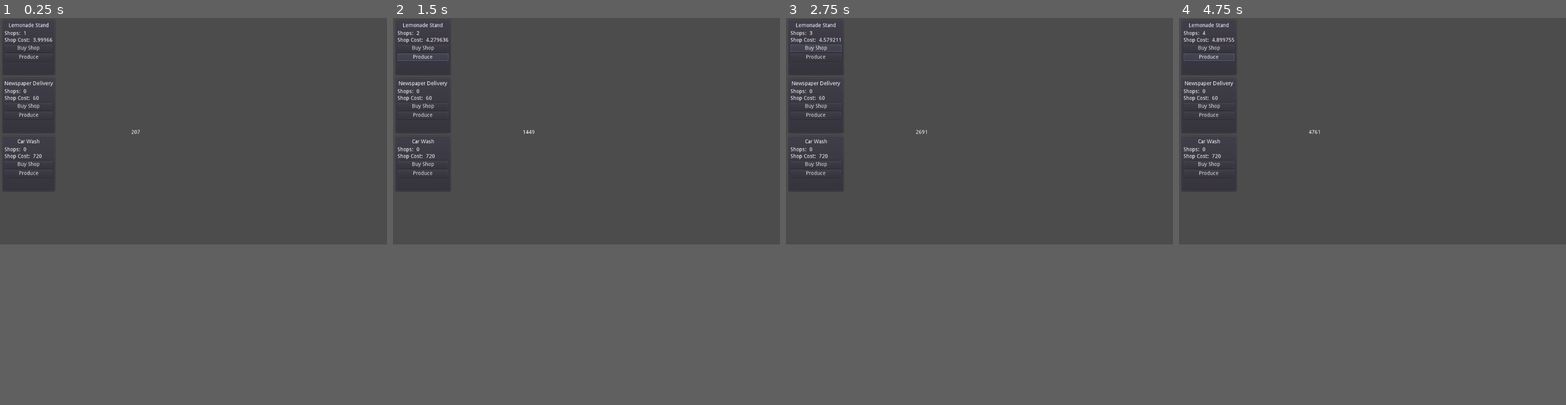
Above: before the commit, frames 1-4 (left to right).
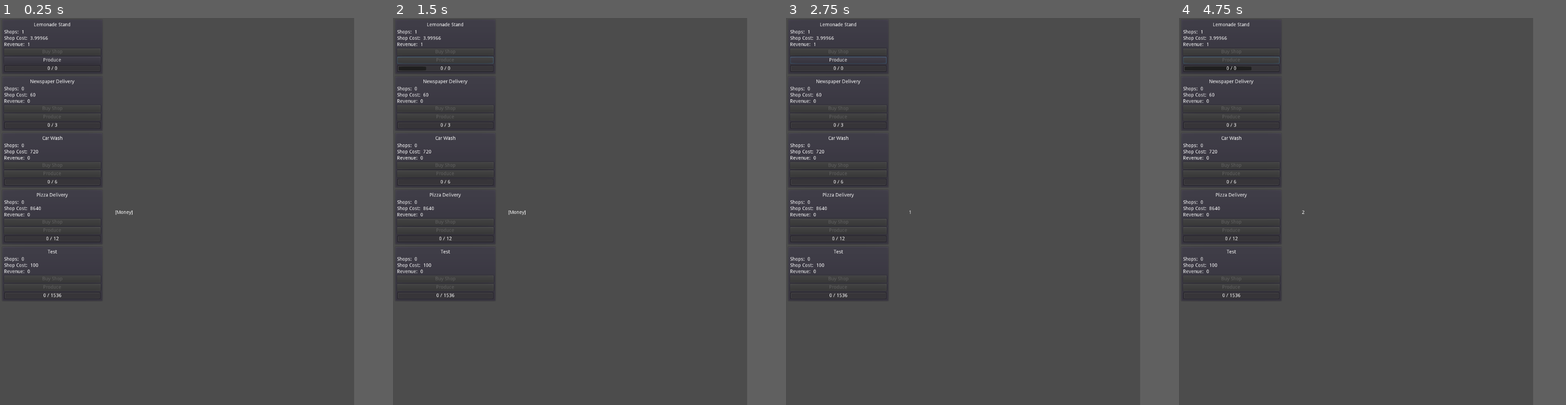
Above: after the commit, the same moments.

Repository: lazygnulf/LazyGnulfProto
Game: Godot game, scene res://Game.tscn
The game is run twice, just before and just after one commit, with the same random seed, the same clock (stepped at 60 frames per second) and the same inputs.
Inputs (mouse positions are in pixels of both pictures, inside the frame that each line leads up to):
- Up to frame 1 (0.25 s): no input
- Up to frame 2 (1.5 s): click (420, 48) at 0.5 s, where only the run before the commit has a clickable "Buy Shop"; click "Produce" at 1.25 s
- Up to frame 3 (2.75 s): click (816, 48) at 2 s, where only the run before the commit has a clickable "Buy Shop"
- Up to frame 4 (4.75 s): click "Produce" at 2.75 s; click (1209, 48) at 3.5 s, where only the run before the commit has a clickable "Buy Shop"; click "Produce" at 4.25 s
The window is 800x468 before the commit and 732x800 after it. Grey fills any space a smaller window leaves; there, only what the larger window draws over its background counts as a difference.

The runs differ from the first frame. In frame 1, 2.4% of the frame differs, in the area x 0-37%, y 1-73%; in frame 2, 2.5%; in frame 3, 2.4%; in frame 4, 2.6%.

Commit message:
Implement basic revenue system

Diff:
--- a/BankAccount.gd
+++ b/BankAccount.gd
@@ -1,6 +1,6 @@
 extends Control
 
-signal new_income(value)
+signal new_balance(value)
 
 var balance: float = 0.0
 
@@ -16,3 +16,17 @@
 func add_to_balance(amount):
 	balance += amount
 	$BalanceDisplay.text = str(balance)
+	emit_signal("new_balance", balance)
+
+func withdraw(amount) -> bool:
+	if balance >= amount:
+		balance -= amount
+		$BalanceDisplay.text = str(balance)
+		emit_signal("new_balance", balance)
+		return true
+	else:
+		return false
+
+
+func _on_BankAccount_new_balance(value):
+	pass # Replace with function body.
--- a/Business.gd
+++ b/Business.gd
@@ -7,21 +7,27 @@
 export (float) var base_cost = 0.0
 export (float) var cost_factor = 0.0
 
-export (float) var income = 0.0
-export (float) var income_rate = 0.0 # in sec
+# base production time in msec
+export (int) var prod_time = 0
+
+export (float) var revenue = 0.0
 
 onready var name_label = $VBox/NameLabel
 onready var shops_label = $VBox/HBox/NumShops
 onready var shop_cost_label = $VBox/HBox2/ShopCost
+onready var revenue_label = $VBox/HBox3/Revenue
 onready var buy_shops_button = $VBox/BuyShops
+onready var produce_button = $VBox/Produce
+onready var production_progressbar = $VBox/ProductionProgress
+onready var production_progressbar_label = $VBox/ProductionProgress/Label
+
 
 var num_shops: int = 0
+var in_production: bool = false
+var production_progress: int = 0
 
-# elapsed milliseconds since last income calculation
-var msec_since_last_income: int = 0
-
-# timestamp in msecs of last income calculation
-var timestamp_last_income: int = 0
+# timestamp in msecs of last production start
+var timestamp_production_start: int = 0
 
 
 var account: Node = null
@@ -30,6 +36,7 @@
 func _ready():
 	num_shops = initial_num_shops
 	buy_shops_button.connect("pressed", self, "_on_BuyShops_pressed")
+	produce_button.connect("pressed", self, "_on_Produce_pressed")
 	_update_ui()
 	#var timer = get_shops_node().find_node("IncomeTimer")
 	#timer.connect("timeout", self, "_on_timer_timeout")
@@ -37,30 +44,42 @@
 func next_shop_cost() -> float:
 	return base_cost * pow(cost_factor, num_shops)
 
+func next_revenue() -> float:
+	return num_shops * revenue
+
 func _update_ui() -> void:
 	name_label.text = business_name
 	shops_label.text = str(num_shops)
 	shop_cost_label.text = str(next_shop_cost())
+	revenue_label.text = str(next_revenue())
+	buy_shops_button.disabled = account == null ||  account.balance < next_shop_cost()
+	produce_button.disabled = num_shops == 0 || in_production
+	production_progressbar.value = float(production_progress)*100 / prod_time
+	production_progressbar_label.text = str(production_progress/1000) + " / " + str(prod_time/1000)
+
 
 func set_account(acc):
 	account = acc
-	print(account.name)
+	account.connect("new_balance", self, "_on_new_balance")
 
-func _on_timer_timeout():
-	msec_since_last_income = OS.get_ticks_msec() - timestamp_last_income
-	timestamp_last_income += msec_since_last_income
-	account.add_to_balance(income)
-
-
-
-func get_shops_node():
-	#var root = get_node("/root")
-	#print(root.name)
-	#print(root.get_child(0).name)
-	#return root.find_node("Shops")
-	pass
-
+func _on_production_timer():
+	if in_production:
+		production_progress = OS.get_ticks_msec() - timestamp_production_start
+		if production_progress > prod_time:
+			account.add_to_balance(next_revenue())
+			in_production = false
+			production_progress = 0
+		_update_ui()
 
 func _on_BuyShops_pressed():
-	num_shops += 1
+	if account.withdraw(next_shop_cost()):
+		num_shops += 1
+		_update_ui()
+
+func _on_Produce_pressed():
+	timestamp_production_start = OS.get_ticks_msec()
+	in_production = true
 	_update_ui()
+
+func _on_new_balance(value):
+	_update_ui()
--- a/Business.tscn
+++ b/Business.tscn
@@ -19,7 +19,7 @@
 margin_left = 7.0
 margin_top = 7.0
 margin_right = 218.0
-margin_bottom = 143.0
+margin_bottom = 661.0
 
 [node name="NameLabel" type="Label" parent="VBox"]
 margin_right = 211.0
@@ -78,14 +78,51 @@
 margin_bottom = 14.0
 text = "[0]"
 
-[node name="BuyShops" type="Button" parent="VBox"]
+[node name="HBox3" type="HBoxContainer" parent="VBox"]
 margin_top = 60.0
 margin_right = 211.0
-margin_bottom = 80.0
+margin_bottom = 74.0
+
+[node name="RevenueLabel" type="Label" parent="VBox/HBox3"]
+margin_right = 63.0
+margin_bottom = 14.0
+text = "Revenue: "
+__meta__ = {
+"_edit_use_anchors_": false
+}
+
+[node name="Revenue" type="Label" parent="VBox/HBox3"]
+margin_left = 67.0
+margin_right = 83.0
+margin_bottom = 14.0
+text = "[0]"
+
+[node name="BuyShops" type="Button" parent="VBox"]
+margin_top = 78.0
+margin_right = 211.0
+margin_bottom = 98.0
 text = "Buy Shop"
 
 [node name="Produce" type="Button" parent="VBox"]
-margin_top = 84.0
+margin_top = 102.0
 margin_right = 211.0
-margin_bottom = 104.0
+margin_bottom = 122.0
 text = "Produce"
+
+[node name="ProductionProgress" type="ProgressBar" parent="VBox"]
+margin_top = 126.0
+margin_right = 211.0
+margin_bottom = 146.0
+rect_min_size = Vector2( 0, 20 )
+value = 17.4
+percent_visible = false
+
+[node name="Label" type="Label" parent="VBox/ProductionProgress"]
+anchor_right = 1.0
+anchor_bottom = 1.0
+text = "0/1"
+align = 1
+valign = 1
+__meta__ = {
+"_edit_use_anchors_": false
+}
--- a/Shops.gd
+++ b/Shops.gd
@@ -1,21 +1,16 @@
 extends Control
 
+export (String) var business_name = "[Business Name]"
 
-# Declare member variables here. Examples:
-# var a = 2
-# var b = "text"
-
+onready var production_timer = $ProductionTimer
 
 # Called when the node enters the scene tree for the first time.
 func _ready():
-	var timer = get_node("IncomeTimer")
 	var account = get_account()
 	var shops = get_tree().get_nodes_in_group("shop")
 	for shop in shops:
-		timer.connect("timeout", shop, "_on_timer_timeout")
+		production_timer.connect("timeout", shop, "_on_production_timer")
 		shop.set_account(account)
-
-
 
 
 # Called every frame. 'delta' is the elapsed time since the previous frame.
--- a/Shops.tscn
+++ b/Shops.tscn
@@ -11,13 +11,13 @@
 "_edit_use_anchors_": true
 }
 
-[node name="IncomeTimer" type="Timer" parent="."]
-wait_time = 0.2
+[node name="ProductionTimer" type="Timer" parent="."]
+wait_time = 0.05
 autostart = true
 
 [node name="VBoxContainer" type="VBoxContainer" parent="."]
-margin_right = 40.0
-margin_bottom = 40.0
+margin_right = 293.0
+margin_bottom = 458.0
 __meta__ = {
 "_edit_use_anchors_": false
 }
@@ -29,13 +29,14 @@
 anchor_bottom = 0.0
 margin_left = 0.0
 margin_top = 0.0
-margin_right = 122.0
-margin_bottom = 150.0
+margin_right = 293.0
+margin_bottom = 160.0
 business_name = "Lemonade Stand"
 initial_num_shops = 1
 base_cost = 3.738
 cost_factor = 1.07
-income = 1.0
+prod_time = 600
+revenue = 1.0
 
 [node name="Newspaper" parent="VBoxContainer" groups=[
 "shop",
@@ -43,13 +44,14 @@
 anchor_right = 0.0
 anchor_bottom = 0.0
 margin_left = 0.0
-margin_top = 154.0
-margin_right = 122.0
-margin_bottom = 304.0
+margin_top = 164.0
+margin_right = 293.0
+margin_bottom = 324.0
 business_name = "Newspaper Delivery"
 base_cost = 60.0
 cost_factor = 1.15
-income = 7.0
+prod_time = 3000
+revenue = 60.0
 
 [node name="Carwash" parent="VBoxContainer" groups=[
 "shop",
@@ -57,10 +59,41 @@
 anchor_right = 0.0
 anchor_bottom = 0.0
 margin_left = 0.0
-margin_top = 308.0
-margin_right = 122.0
-margin_bottom = 458.0
+margin_top = 328.0
+margin_right = 293.0
+margin_bottom = 488.0
 business_name = "Car Wash"
 base_cost = 720.0
 cost_factor = 1.14
-income = 199.0
+prod_time = 6000
+revenue = 540.0
+
+[node name="Pizza" parent="VBoxContainer" groups=[
+"shop",
+] instance=ExtResource( 1 )]
+anchor_right = 0.0
+anchor_bottom = 0.0
+margin_left = 0.0
+margin_top = 492.0
+margin_right = 293.0
+margin_bottom = 652.0
+business_name = "Pizza Delivery"
+base_cost = 8640.0
+cost_factor = 1.13
+prod_time = 12000
+revenue = 4320.0
+
+[node name="Test" parent="VBoxContainer" groups=[
+"shop",
+] instance=ExtResource( 1 )]
+anchor_right = 0.0
+anchor_bottom = 0.0
+margin_left = 0.0
+margin_top = 656.0
+margin_right = 293.0
+margin_bottom = 816.0
+business_name = "Test"
+base_cost = 100.0
+cost_factor = 1.03
+prod_time = 1536000
+revenue = 100000.0
--- a/project.godot
+++ b/project.godot
@@ -19,6 +19,10 @@
 run/main_scene="res://Game.tscn"
 config/icon="res://icon.png"
 
+[display]
+
+window/size/height=1118
+
 [rendering]
 
 environment/default_environment="res://default_env.tres"
